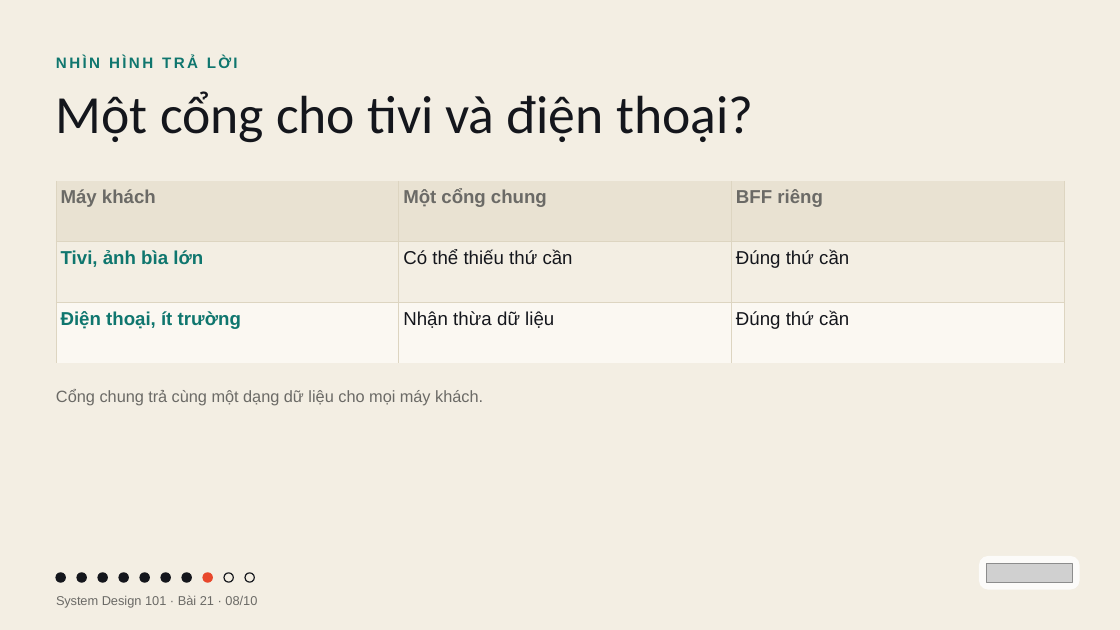
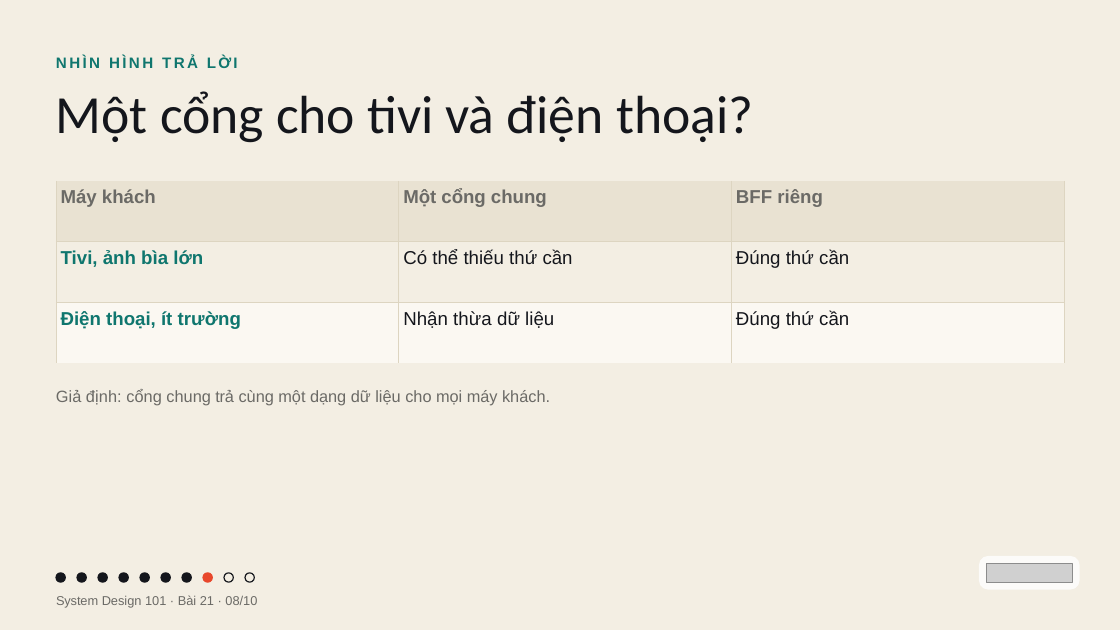
Before and after one commit to vohoailinh90/tool-marketing-studio, a slide deck: slide 8 of system-design-101/vi/lessons/sd-02-021/slides/sd-02-021.pptx. Drawn at 1120x630 pixels with LibreOffice and Linux fonts; fonts in the diff are those of the drawing; grey boxes stand for pictures. Boxes give left, top, right and bottom in pixels: in the first picture for what was removed or moved away, otherwise in the second. Text is boxed around its words. In the diff, an @@ line names an element or a change of style, - is before the commit and + after.

```diff
--- a/system-design-101/vi/lessons/sd-02-021/slides/sd-02-021.pptx
+++ b/system-design-101/vi/lessons/sd-02-021/slides/sd-02-021.pptx
@@ text at [56,389,550,406]: text changed @@
-Cổng chung trả cùng một dạng dữ liệu cho mọi máy khách.
+Giả định: cổng chung trả cùng một dạng dữ liệu cho mọi máy khách.
```
Also in this commit, not shown: 1 other file.
